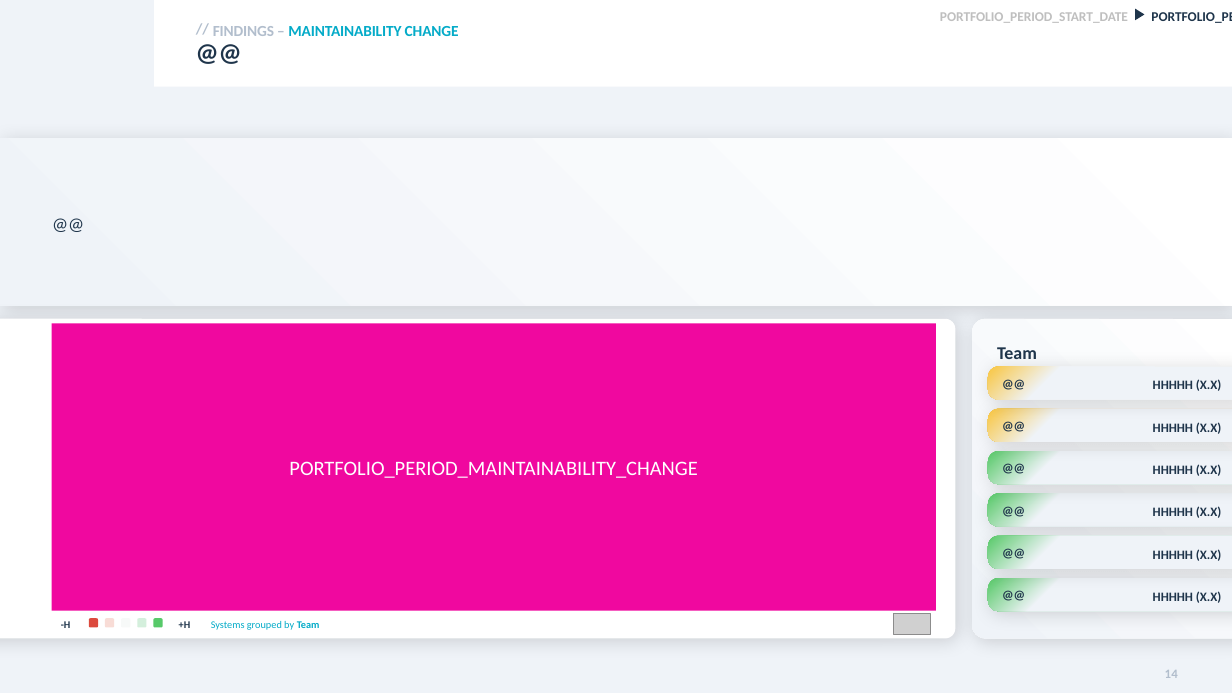
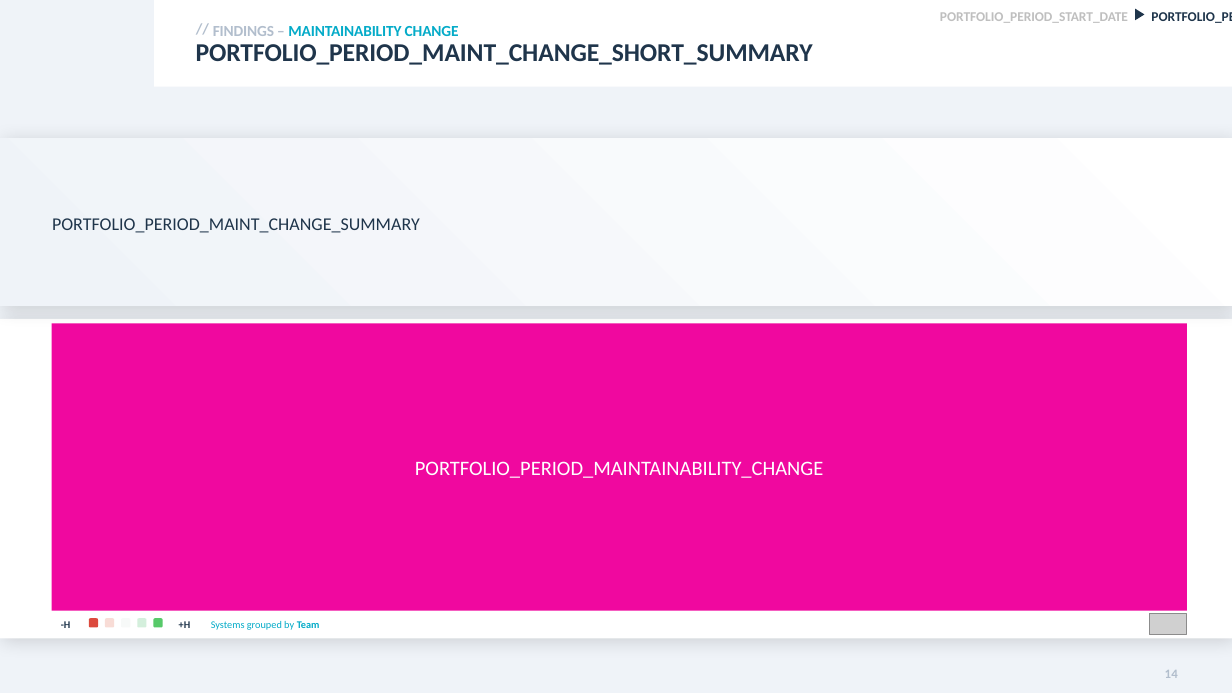
Before and after one commit to Software-Improvement-Group/sigrid-report-generator, a slide deck: slide 14 of src/report_generator/presets/templates/portfolio-overview.pptx. Drawn at 1232x693 pixels with LibreOffice and Linux fonts; fonts in the diff are those of the drawing; grey boxes stand for pictures; background and template pictures are left out. Boxes give left, top, right and bottom in pixels: in the first picture for what was removed or moved away, otherwise in the second. Text is boxed around its words. In the diff, an @@ line names an element or a change of style, - is before the commit and + after.

Commit message:
Adding text placeholders for portfolio analysis

```diff
--- a/src/report_generator/presets/templates/portfolio-overview.pptx
+++ b/src/report_generator/presets/templates/portfolio-overview.pptx
@@ title at [196, 44, 813, 65]: text changed @@
-@@
+PORTFOLIO_PERIOD_MAINT_CHANGE_SHORT_SUMMARY
@@ text at [52, 218, 420, 233]: text changed @@
-@@
+PORTFOLIO_PERIOD_MAINT_CHANGE_SUMMARY
@@ rounded rectangle removed at [0, 319, 956, 639] @@
@@ rectangle added at [0, 319, 1232, 639], fill #FFFFFF @@
@@ rectangle "PORTFOLIO_PERIOD_MAINTAINABILITY_CHANGE": place and size @@
-rectangle "PORTFOLIO_PERIOD_MAINTAINABILITY_CHANGE" at [52, 323, 936, 611]
+rectangle "PORTFOLIO_PERIOD_MAINTAINABILITY_CHANGE" at [52, 323, 1188, 611]
@@ rounded rectangle removed at [972, 319, 1232, 639] @@
@@ text removed at [997, 347, 1037, 359] @@
-Team
@@ rounded rectangle removed at [988, 367, 1232, 400] @@
-@@
@@ text removed at [1153, 379, 1221, 391] @@
-HHHHH (X.X)
@@ rounded rectangle removed at [988, 409, 1232, 442] @@
-@@
@@ text removed at [1153, 422, 1221, 434] @@
-HHHHH (X.X)
@@ rounded rectangle removed at [988, 451, 1232, 484] @@
-@@
@@ text removed at [1153, 464, 1221, 476] @@
-HHHHH (X.X)
@@ rounded rectangle removed at [988, 494, 1232, 527] @@
-@@
@@ text removed at [1153, 506, 1221, 518] @@
-HHHHH (X.X)
@@ rounded rectangle removed at [988, 536, 1232, 569] @@
-@@
@@ text removed at [1153, 549, 1221, 561] @@
-HHHHH (X.X)
@@ rounded rectangle removed at [988, 579, 1232, 612] @@
-@@
@@ text removed at [1153, 591, 1221, 603] @@
-HHHHH (X.X)
@@ picture: place and size @@
-picture at [894, 614, 932, 635]
+picture at [1150, 614, 1188, 635]
```
Also in this commit, not shown: 5 other slides changed, 4 other files.
